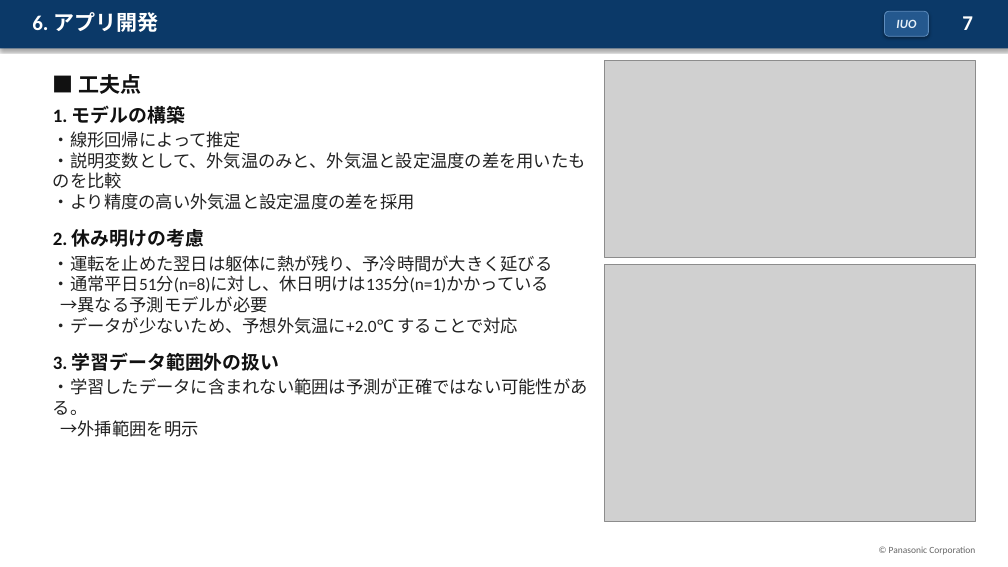
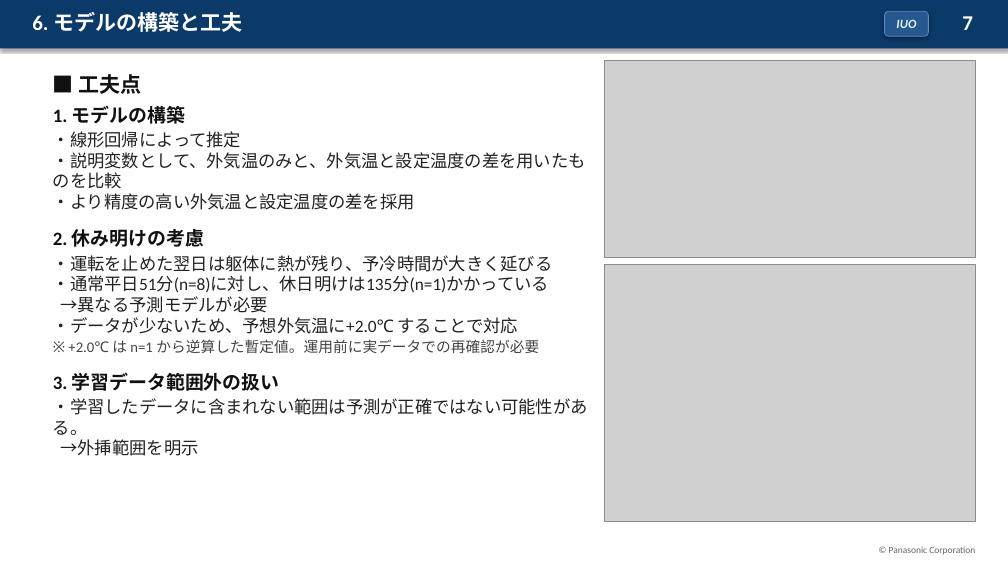
Before and after one commit to koshikai/koshikai, a slide deck: slide 7 of public/slides/hvac-precooling-slides.pptx. Drawn at 1008x567 pixels with LibreOffice and Linux fonts; fonts in the diff are those of the drawing; grey boxes stand for pictures. Boxes give left, top, right and bottom in pixels: in the first picture for what was removed or moved away, otherwise in the second. Text is boxed around its words. In the diff, an @@ line names an element or a change of style, - is before the commit and + after.

```diff
--- a/public/slides/hvac-precooling-slides.pptx
+++ b/public/slides/hvac-precooling-slides.pptx
@@ text at (32,12,242,32): text changed @@
-6. アプリ開発
+6. モデルの構築と工夫
@@ text at (68,339,539,353): paragraph added @@
+※ +2.0℃ は n=1 から逆算した暫定値。運用前に実データでの再確認が必要
```
Also in this commit, not shown: 5 other slides changed, 2 other files.
